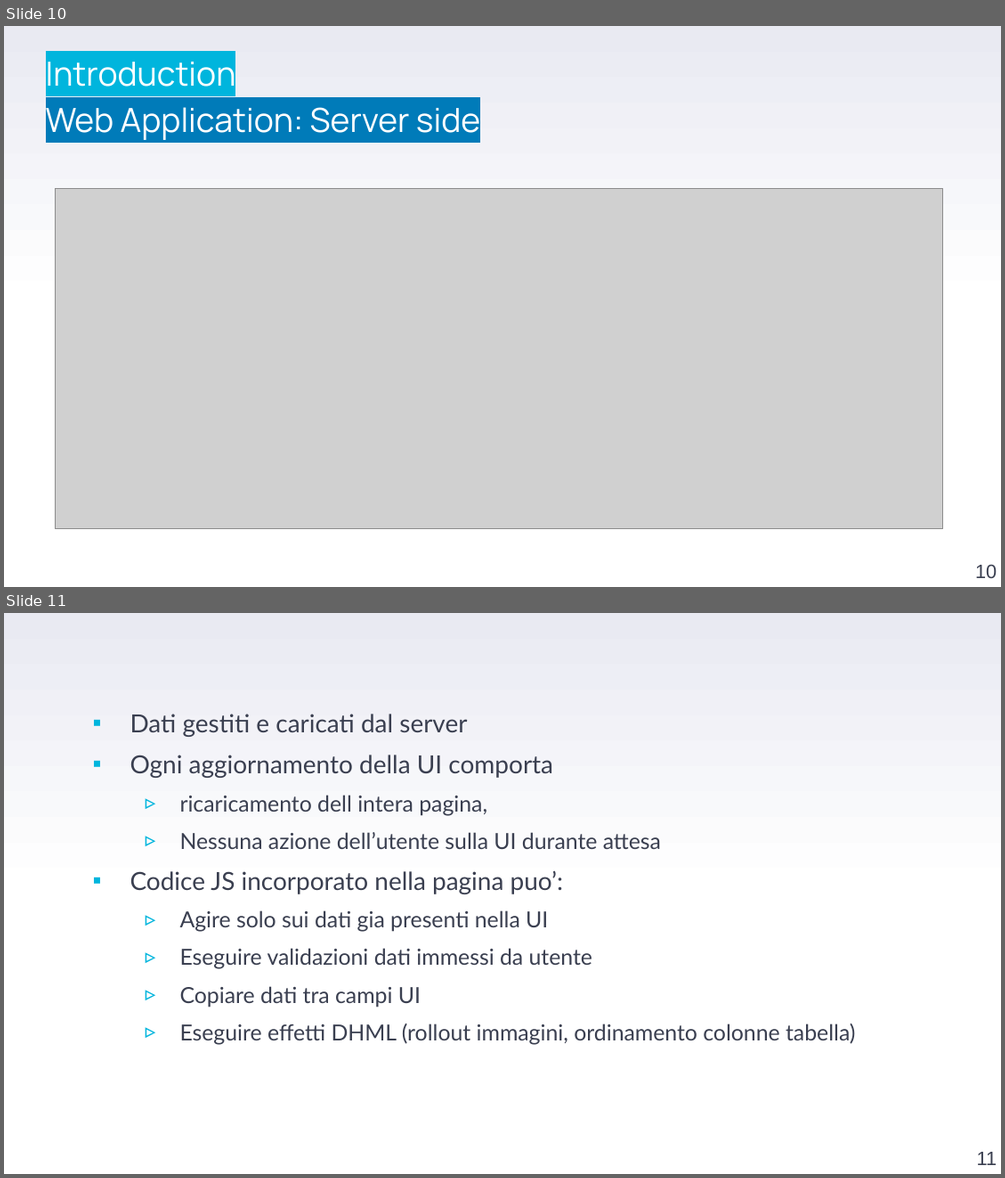
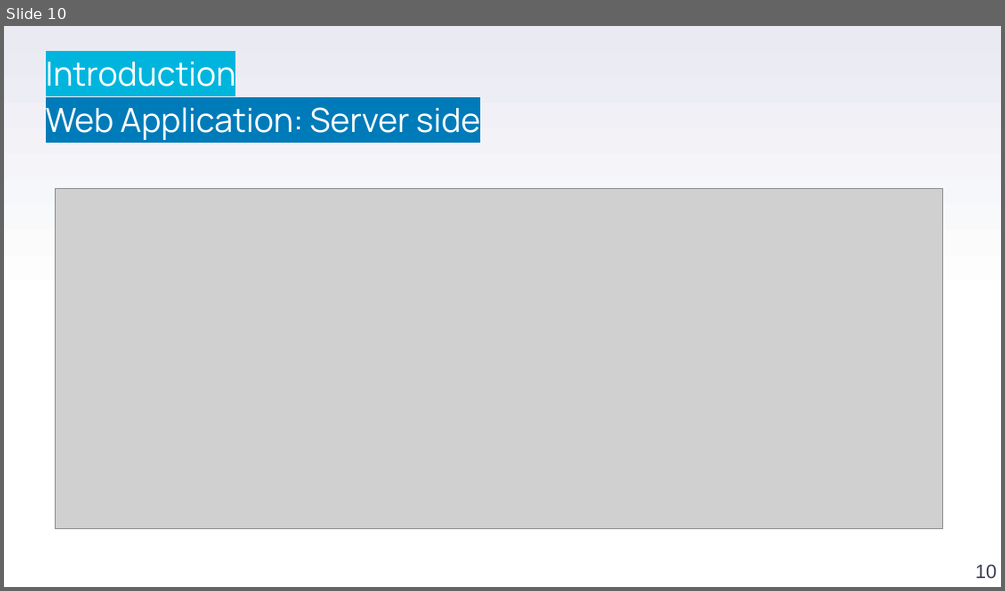
Before and after one commit to stefanofiorenza/KNITS, a slide deck: Programs/Trainings/01-FE/BasicJS/KNITS-Javascript.pptx. Shown one above the other, each under a label of ours: slides 10 and 11 before the commit, slide 10 after it. The pictures are 1005x1178 and 1005x591 pixels, drawn with LibreOffice and Linux fonts; fonts in the diff are those of the drawing; grey boxes stand for pictures; background and template pictures are left out. Boxes give left, top, right and bottom in pixels: in the first picture for what was removed or moved away, otherwise in the second. Text is boxed around its words. In the diff, an @@ line names an element or a change of style, - is before the commit and + after.

```diff
--- a/Programs/Trainings/01-FE/BasicJS/KNITS-Javascript.pptx
+++ b/Programs/Trainings/01-FE/BasicJS/KNITS-Javascript.pptx
@@ slide 11 removed at [4, 613, 1001, 1174], background gradient #FFFFFF to #E9EAF2 @@
@@ text removed at [130, 714, 855, 1045] @@
-  ▪ Dati gestiti e caricati dal server
-  ▪ Ogni aggiornamento della UI comporta
-    ▹ ricaricamento dell intera pagina,
-    ▹ Nessuna azione dell’utente sulla UI durante attesa
-  ▪ Codice JS incorporato nella pagina puo’:
-    ▹ Agire solo sui dati gia presenti nella UI
-    ▹ Eseguire validazioni dati immessi da utente
-    ▹ Copiare dati tra campi UI
-    ▹ Eseguire effetti DHML (rollout immagini, ordinamento colonne tabella)
@@ page number removed at [977, 1151, 997, 1165] @@
-11
```
Also in this commit, not shown: 3 slides changed, 1 slide added.
